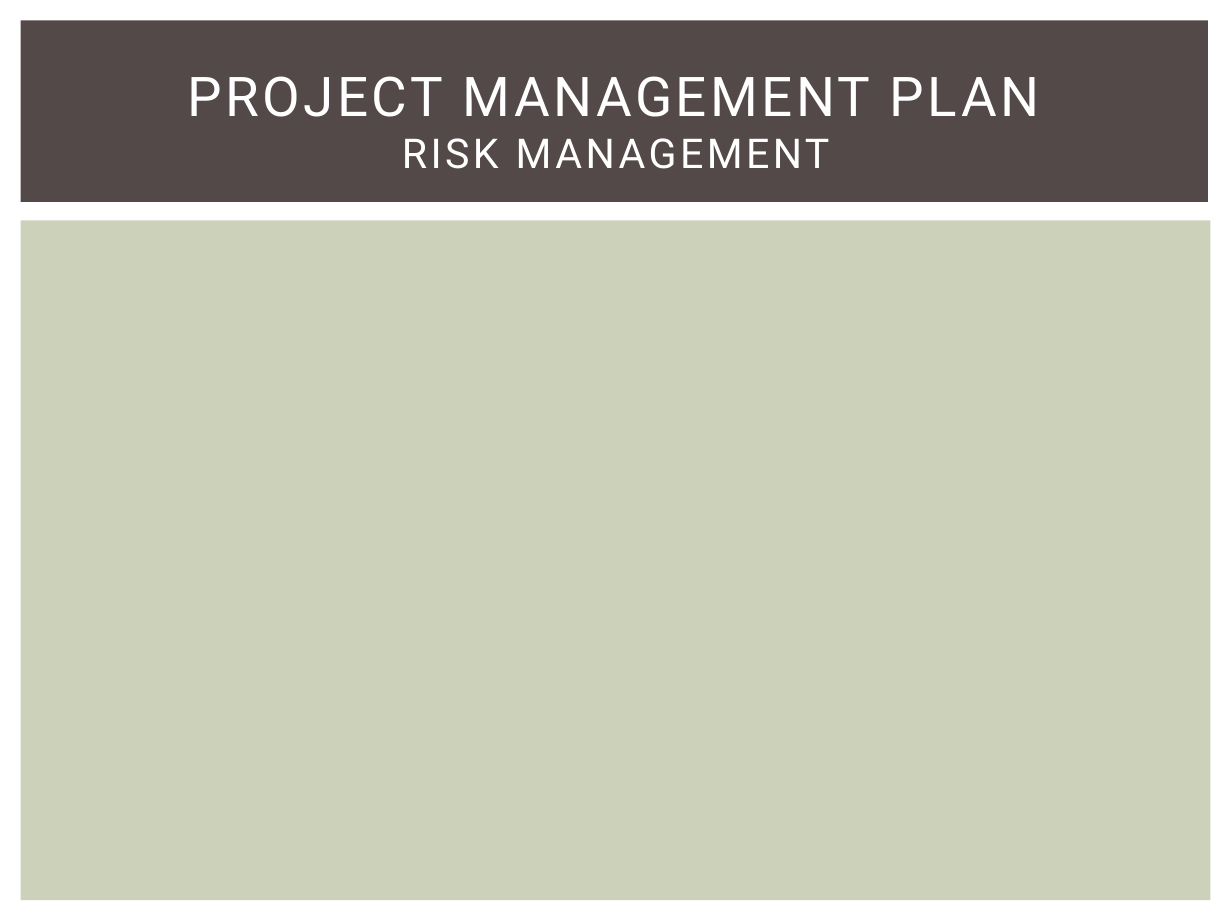
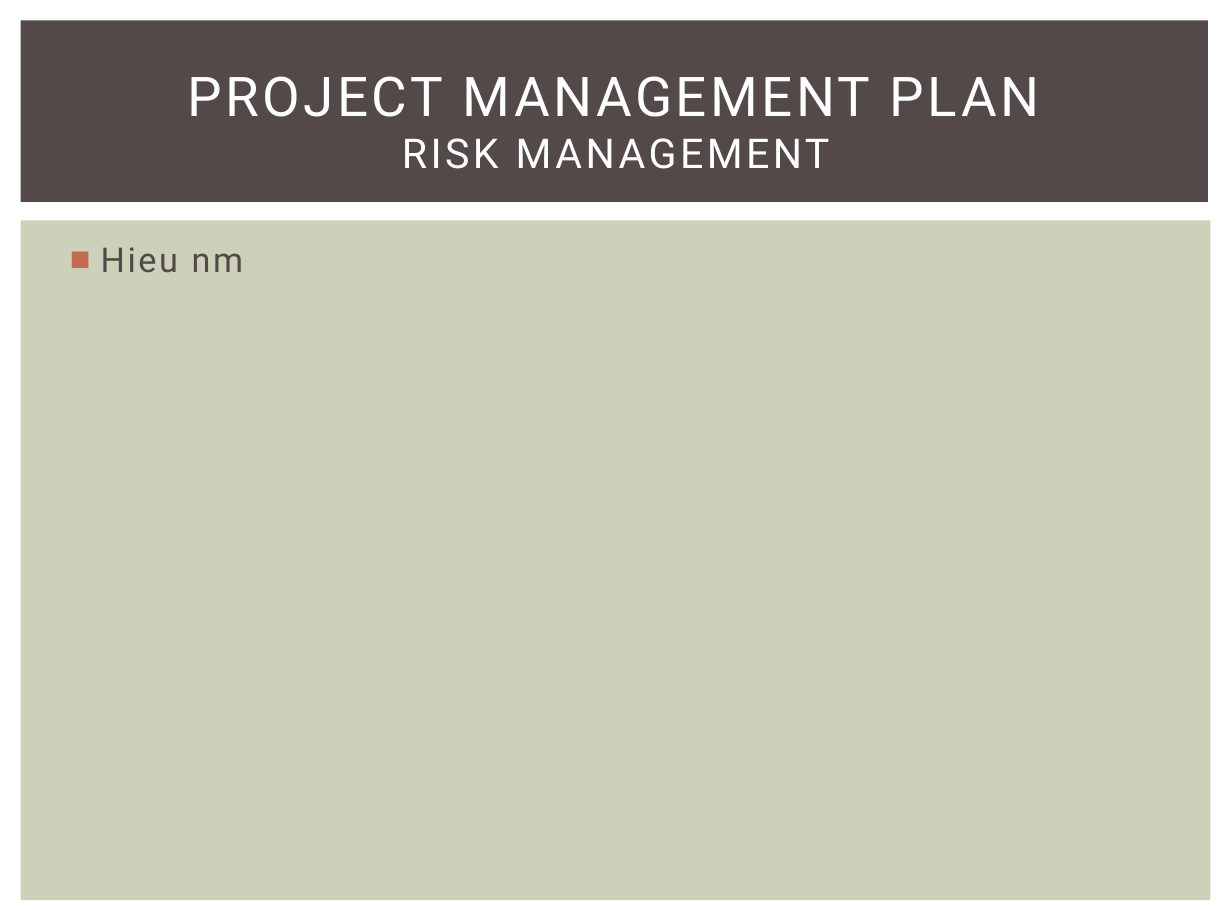
Before and after one commit to skyview059/e-learning-website, a slide deck: slide 11 of Document/Final report/Slide E-Learning project.pptx. Drawn at 1232x924 pixels with LibreOffice and Linux fonts; fonts in the diff are those of the drawing. Boxes give left, top, right and bottom in pixels: in the first picture for what was removed or moved away, otherwise in the second. Text is boxed around its words. In the diff, an @@ line names an element or a change of style, - is before the commit and + after.

```diff
--- a/Document/Final report/Slide E-Learning project.pptx
+++ b/Document/Final report/Slide E-Learning project.pptx
@@ text added at (101,247,243,273), 20 pt, text #534949 @@
+■ Hieu nm
```
Also in this commit, not shown: 19 other slides changed.
